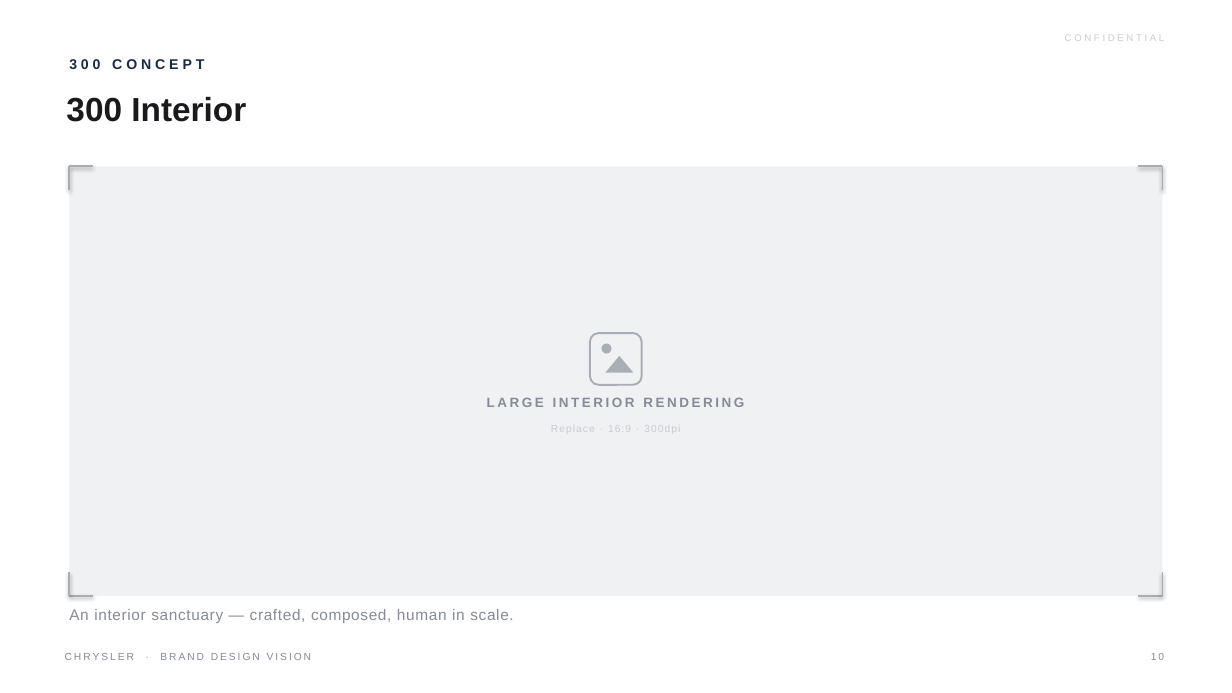
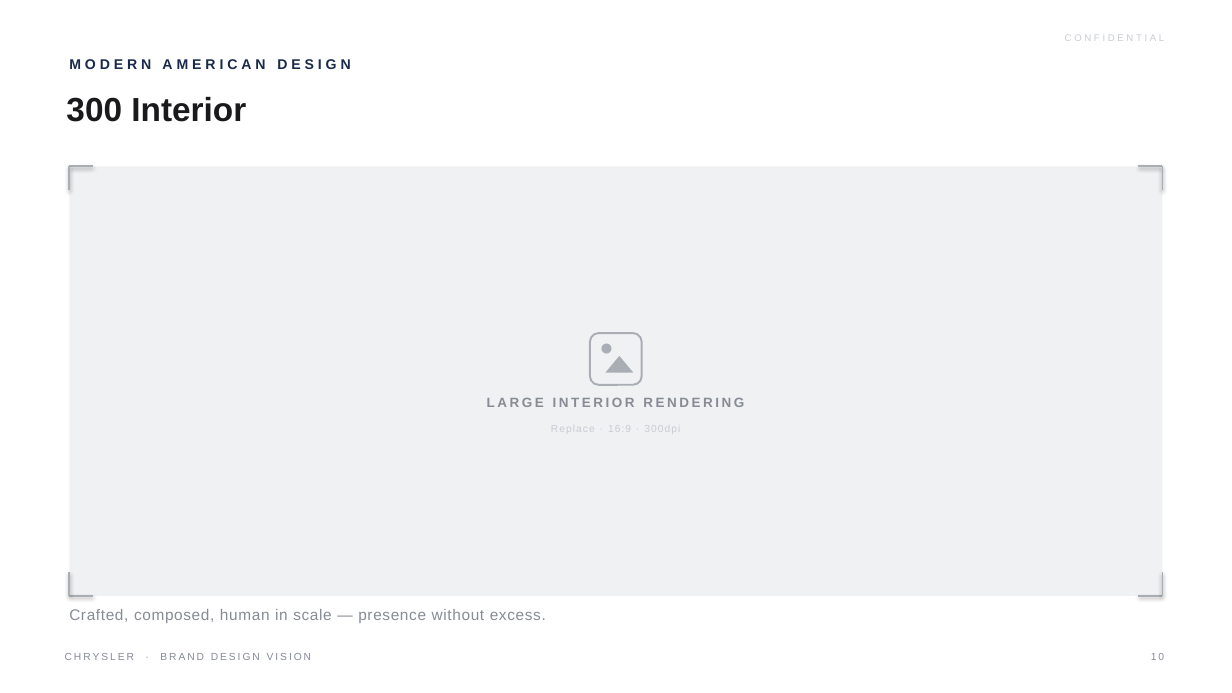
Before and after one commit to LG-Succe55/CLAUDE, a slide deck: slide 10 of Chrysler_Brand_Design_Vision.pptx. Drawn at 1232x693 pixels with LibreOffice and Linux fonts; fonts in the diff are those of the drawing. Boxes give left, top, right and bottom in pixels: in the first picture for what was removed or moved away, otherwise in the second. Text is boxed around its words. In the diff, an @@ line names an element or a change of style, - is before the commit and + after.

```diff
--- a/Chrysler_Brand_Design_Vision.pptx
+++ b/Chrysler_Brand_Design_Vision.pptx
@@ text at [69, 59, 350, 69]: text changed @@
-300 CONCEPT
+MODERN AMERICAN DESIGN
@@ text at [69, 609, 546, 623]: text changed @@
-An interior sanctuary — crafted, composed, human in scale.
+Crafted, composed, human in scale — presence without excess.
```
Also in this commit, not shown: 16 other slides changed, 1 other file.
